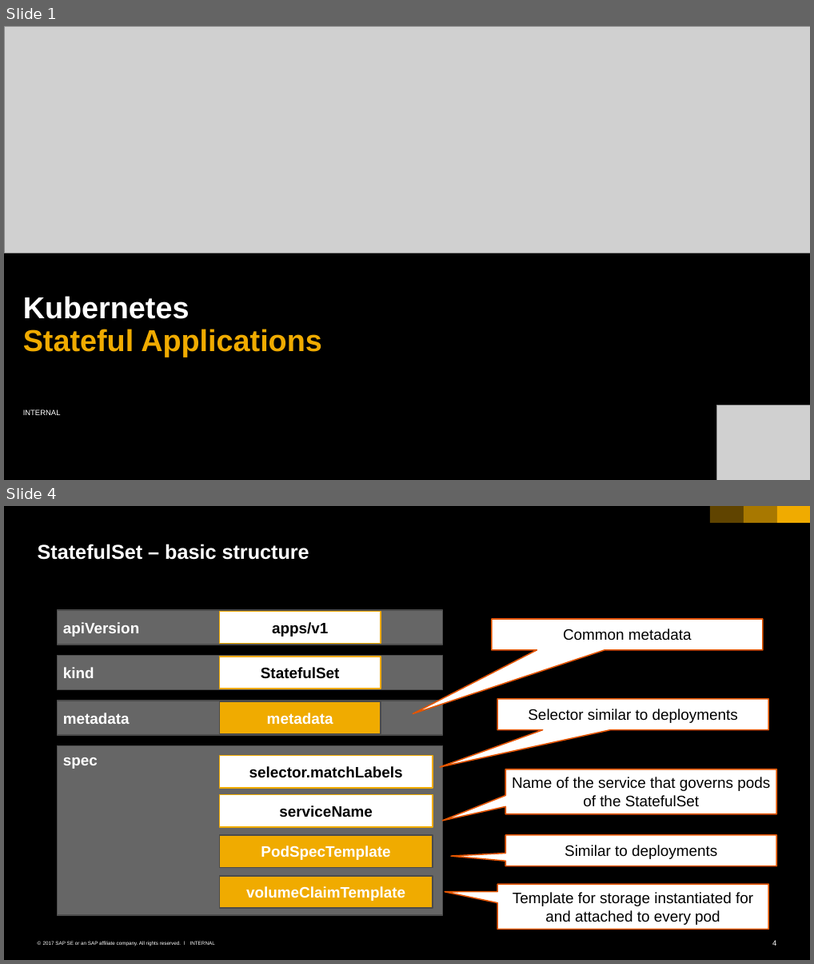
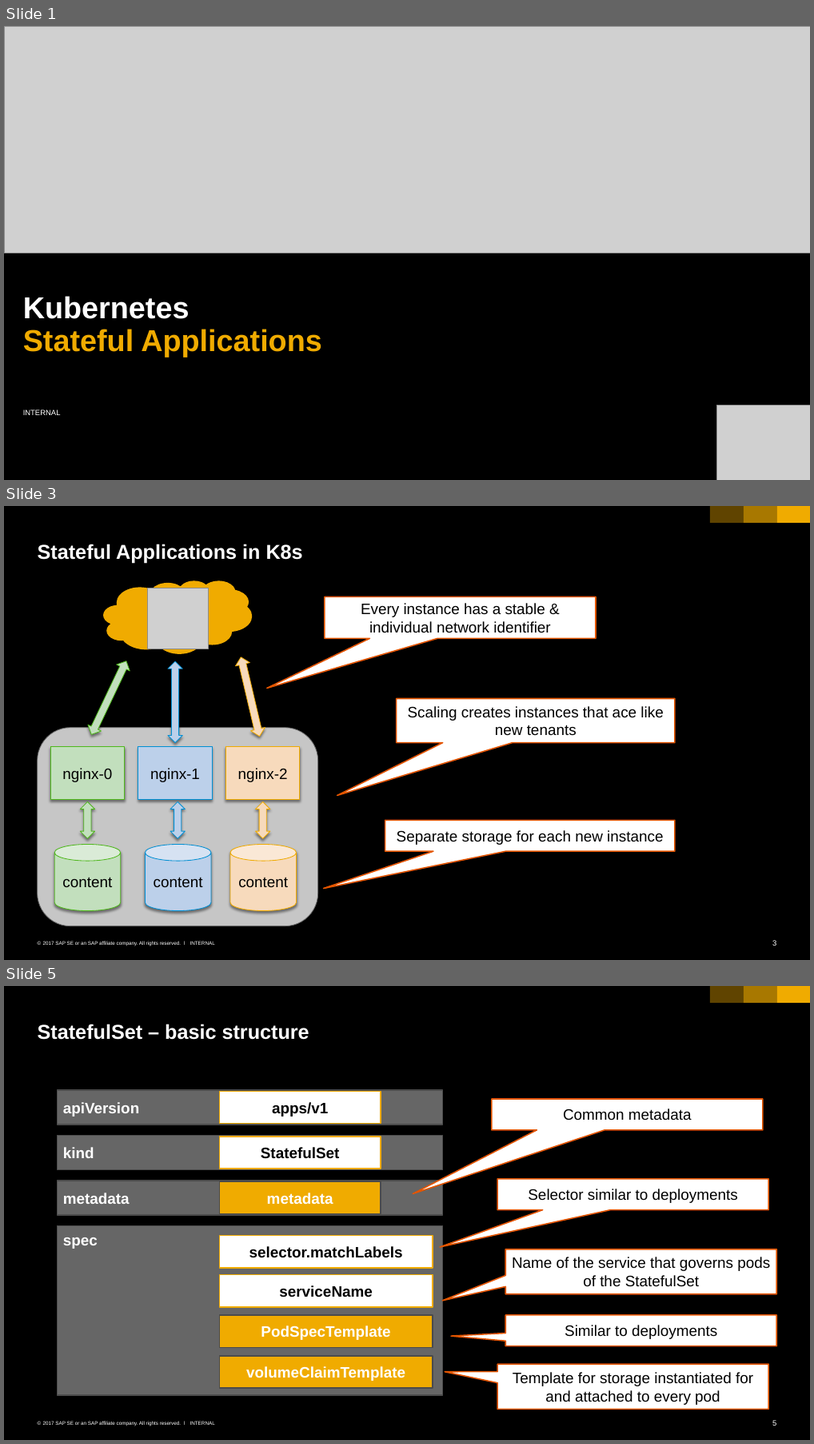
Before and after one commit to cuijiyao01/docker-k8s-training, a slide deck: kubernetes/10_statefulset.pptx. Shown one above the other, each under a label of ours: slides 1 and 4 before the commit, slides 1, 3 and 5 after it; the slides between them are not shown. The pictures are 814x964 and 814x1444 pixels, drawn with LibreOffice and Linux fonts; fonts in the diff are those of the drawing; grey boxes stand for pictures; background and template pictures are left out. Boxes give left, top, right and bottom in pixels: in the first picture for what was removed or moved away, otherwise in the second. Text is boxed around its words. In the diff, an @@ line names an element or a change of style, - is before the commit and + after.

```diff
--- a/kubernetes/10_statefulset.pptx
+++ b/kubernetes/10_statefulset.pptx
@@ slide 3 added at (4,506,810,960), background #000000; not listed: 6 template elements that a slide beside it also shows @@
@@ title added at (38,544,303,564), 24 pt, text #FFFFFF, bold @@
+Stateful Applications in K8s
@@ cloud added at (103,580,252,653), fill #F0AB00 @@
@@ picture added at (147,588,208,648) @@
@@ speech box added at (325,596,597,638), fill #FFFFFF, outline #E35500 1.5 pt, 18 pt, text #000000 @@
+Every instance has a stable & individual network identifier
@@ up down arrow added at (85,658,133,737), fill #C2DFBD, outline #4FB81C 0.79 pt @@
@@ up down arrow added at (168,661,182,742), fill #BDD1EA, outline #008FD3 0.79 pt @@
@@ up down arrow added at (234,656,266,737), fill #F8DABD, outline #F0AB00 0.79 pt @@
@@ speech box added at (396,698,675,742), fill #FFFFFF, outline #E35500 1.5 pt, 18 pt, text #000000 @@
+Scaling creates instances that ace like new tenants
@@ rounded rectangle added at (38,728,318,925), fill #C6C6C6, outline #666666 0.79 pt @@
@@ rectangle added at (50,747,124,799), fill #C2DFBD, outline #4FB81C 0.79 pt, 18 pt, text #000000 @@
+nginx-0
@@ rectangle added at (138,747,212,799), fill #BDD1EA, outline #008FD3 0.79 pt, 18 pt, text #000000 @@
+nginx-1
@@ rectangle added at (226,747,299,799), fill #F8DABD, outline #F0AB00 0.79 pt, 18 pt, text #000000 @@
+nginx-2
@@ up down arrow added at (80,801,94,839), fill #C2DFBD, outline #4FB81C 0.79 pt @@
@@ up down arrow added at (170,801,185,839), fill #BDD1EA, outline #008FD3 0.79 pt @@
@@ up down arrow added at (255,801,270,839), fill #F8DABD, outline #F0AB00 0.79 pt @@
@@ speech box added at (386,820,675,851), fill #FFFFFF, outline #E35500 1.5 pt, 18 pt, text #000000 @@
+Separate storage for each new instance
@@ cylinder added at (54,844,121,911), fill #C2DFBD, outline #4FB81C 0.79 pt, 18 pt, text #000000 @@
+content
@@ cylinder added at (145,844,210,911), fill #BDD1EA, outline #008FD3 0.79 pt, 18 pt, text #000000 @@
+content
@@ cylinder added at (230,844,296,911), fill #F8DABD, outline #F0AB00 0.79 pt, 18 pt, text #000000 @@
+content
@@ what was slide 4 is now slide 5 @@
@@ page number at (773,1420,777,1425): text changed @@
-4
+5
```
Also in this commit, not shown: 1 slide changed, 2 other slides added, 1 slide removed.
